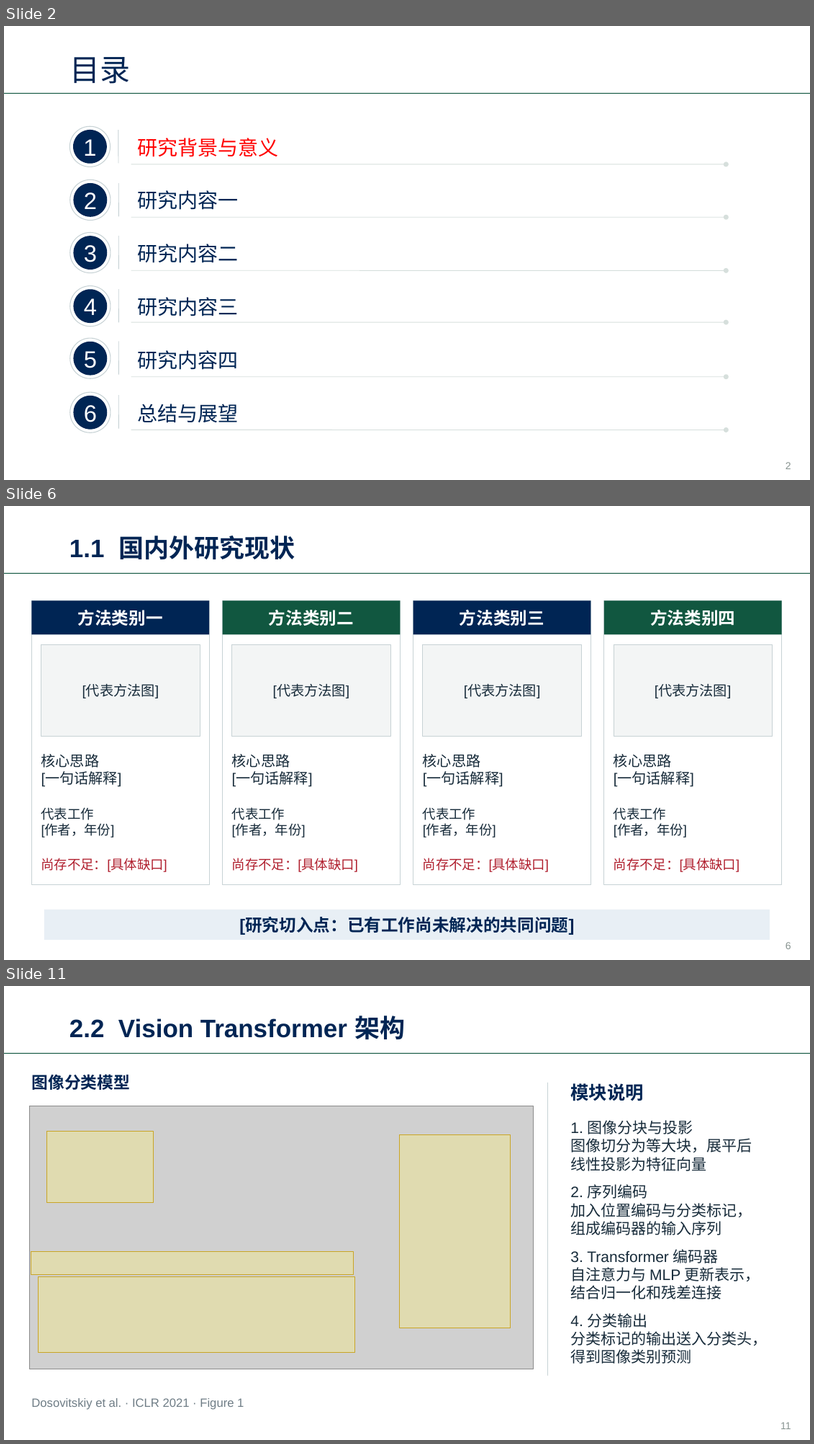
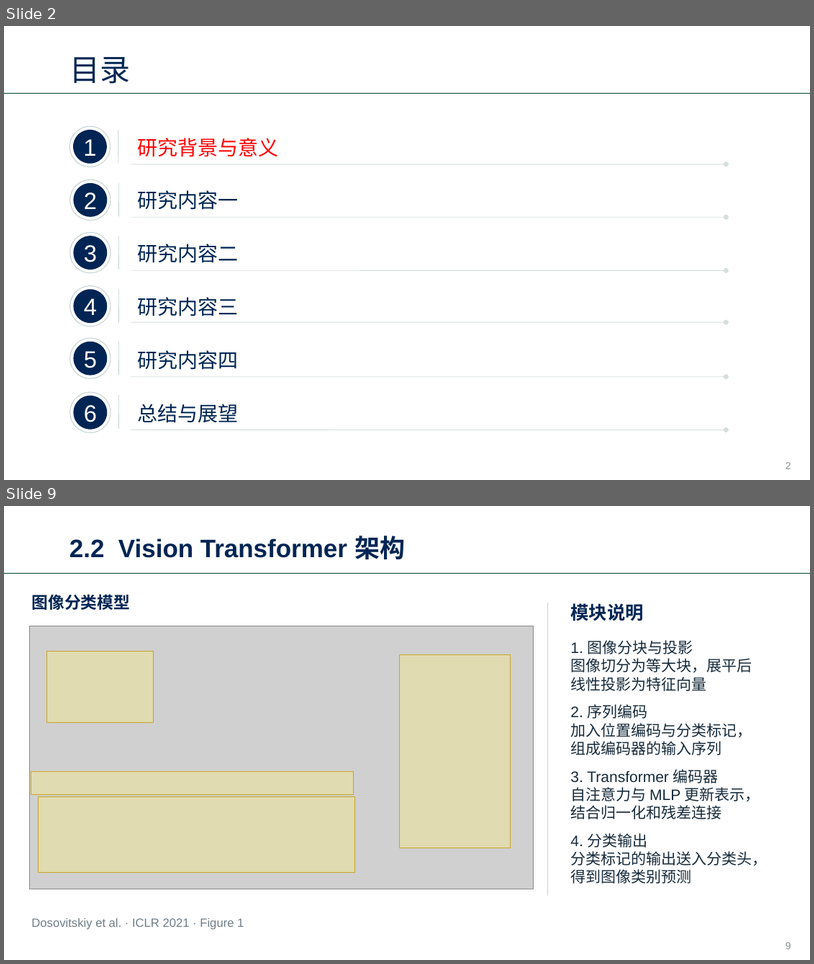
Before and after one commit to haodijia/whu-ppt-skill, a slide deck: assets/whu-template.pptx. Shown one above the other, each under a label of ours: slides 2, 6 and 11 before the commit, slides 2 and 9 after it; the slides between them are not shown. The pictures are 814x1444 and 814x964 pixels, drawn with LibreOffice and Linux fonts; fonts in the diff are those of the drawing; grey boxes stand for pictures; background and template pictures are left out. Boxes give left, top, right and bottom in pixels: in the first picture for what was removed or moved away, otherwise in the second. Text is boxed around its words. In the diff, an @@ line names an element or a change of style, - is before the commit and + after.

```diff
--- a/assets/whu-template.pptx
+++ b/assets/whu-template.pptx
@@ slide 6 removed at box(4, 506, 810, 960), background #FFFFFF; not listed: 1 template element that a slide beside it also shows @@
@@ text removed at box(70, 536, 295, 560) @@
-1.1 国内外研究现状
@@ rectangle removed at box(32, 600, 210, 884) @@
@@ rectangle removed at box(32, 600, 210, 634) @@
-方法类别一
@@ rectangle removed at box(222, 600, 400, 884) @@
@@ rectangle removed at box(222, 600, 400, 634) @@
-方法类别二
@@ rectangle removed at box(414, 600, 592, 884) @@
@@ rectangle removed at box(414, 600, 592, 634) @@
-方法类别三
@@ rectangle removed at box(604, 600, 782, 884) @@
@@ rectangle removed at box(604, 600, 782, 634) @@
-方法类别四
@@ rectangle removed at box(41, 644, 199, 736) @@
-[代表方法图]
@@ rectangle removed at box(232, 644, 391, 736) @@
-[代表方法图]
@@ rectangle removed at box(423, 644, 581, 736) @@
-[代表方法图]
@@ rectangle removed at box(614, 644, 772, 736) @@
-[代表方法图]
@@ text removed at box(41, 754, 122, 787) @@
-核心思路
-[一句话解释]
@@ text removed at box(232, 754, 313, 787) @@
-核心思路
-[一句话解释]
@@ text removed at box(423, 754, 504, 787) @@
-核心思路
-[一句话解释]
@@ text removed at box(614, 754, 694, 787) @@
-核心思路
-[一句话解释]
@@ text removed at box(41, 807, 115, 837) @@
-代表工作
-[作者，年份]
@@ text removed at box(232, 807, 306, 837) @@
-代表工作
-[作者，年份]
@@ text removed at box(423, 807, 496, 837) @@
-代表工作
-[作者，年份]
@@ text removed at box(614, 807, 687, 837) @@
-代表工作
-[作者，年份]
@@ text removed at box(41, 857, 167, 872) @@
-尚存不足：[具体缺口]
@@ text removed at box(232, 857, 358, 872) @@
-尚存不足：[具体缺口]
@@ text removed at box(423, 857, 549, 872) @@
-尚存不足：[具体缺口]
@@ text removed at box(614, 857, 740, 872) @@
-尚存不足：[具体缺口]
@@ rectangle removed at box(44, 909, 771, 939) @@
-[研究切入点：已有工作尚未解决的共同问题]
@@ page number removed at box(786, 942, 792, 949) @@
-6
@@ what was slide 11 is now slide 9 @@
@@ page number at box(786, 942, 792, 949): text changed @@
-11
+9
```
Also in this commit, not shown: 13 slides added, 14 other slides removed, 34 other files.
